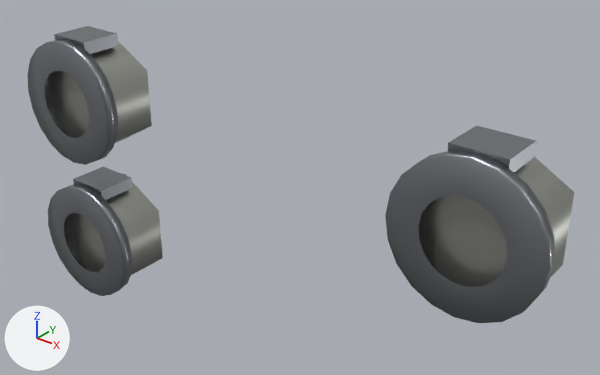
One commit to the glTF model porsche-911sc-engine/parts/oil-pump-nuts.glb: the scene before it, then after it.
Both versions are drawn from a camera (50 mm lens) standing at (57.0, 102.0, -51.6) and looking at (3.5, 168.8, -93.0). Arrows for +X, +Y and +Z are at lower left; the lights stay in place. The first picture is the older version.
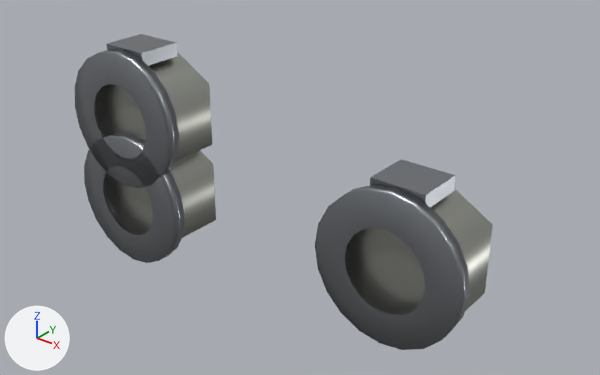
The edits, one by one:
Object 'Mesh_0' (ob_mesh_0) moves from (-28.0, 164.4, -87.9) to (-14.0, 161.4, -95.9).
Object 'Mesh_0.001' (ob_mesh_0_001) moves from (28.0, 164.4, -87.9) to (-14.0, 161.4, -85.9).
Object 'Mesh_0.002' (ob_mesh_0_002) moves from (-28.0, 164.4, -107.9) to (22.0, 161.4, -91.9).
Object 'Mesh_1' (ob_mesh_1) moves from (-28.0, 165.8, -88.0) to (-14.0, 162.8, -96.0).
Object 'Mesh_1.001' (ob_mesh_1_001) moves from (28.0, 165.8, -88.0) to (-14.0, 162.8, -86.0).
Object 'Mesh_1.002' (ob_mesh_1_002) moves from (-28.0, 165.8, -108.0) to (22.0, 162.8, -92.0).

Where the change shows, as pixel boxes [x1, y1, x2, y2] in the pictures (600 x 375 px):
'Mesh_0.001', moved
    before: [385, 126, 555, 323]
    after: [75, 34, 179, 188]
'Mesh_0.002', moved
    before: [48, 167, 132, 296]
    after: [315, 159, 470, 350]
'Mesh_1.001', moved
    before: [418, 157, 574, 287]
    after: [94, 52, 212, 160]
'Mesh_1.002', moved
    before: [64, 174, 163, 275]
    after: [345, 188, 493, 315]
'Mesh_0', moved
    before: [27, 26, 118, 165]
    after: [84, 132, 185, 263]
'Mesh_1', moved
    before: [45, 41, 152, 143]
    after: [103, 150, 216, 238]
